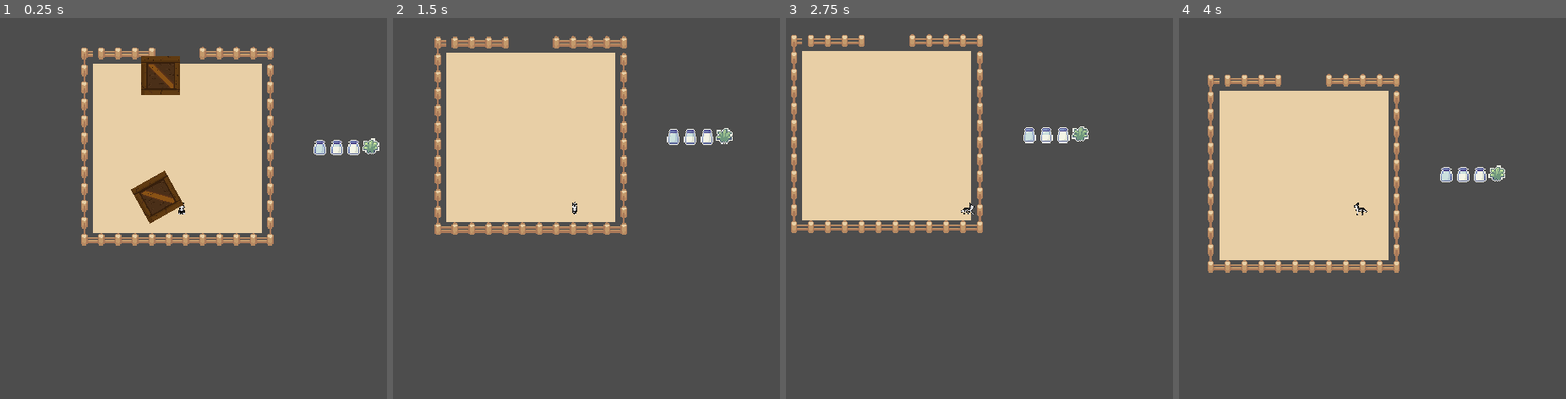
Above: before the commit, frames 1-4 (left to right).
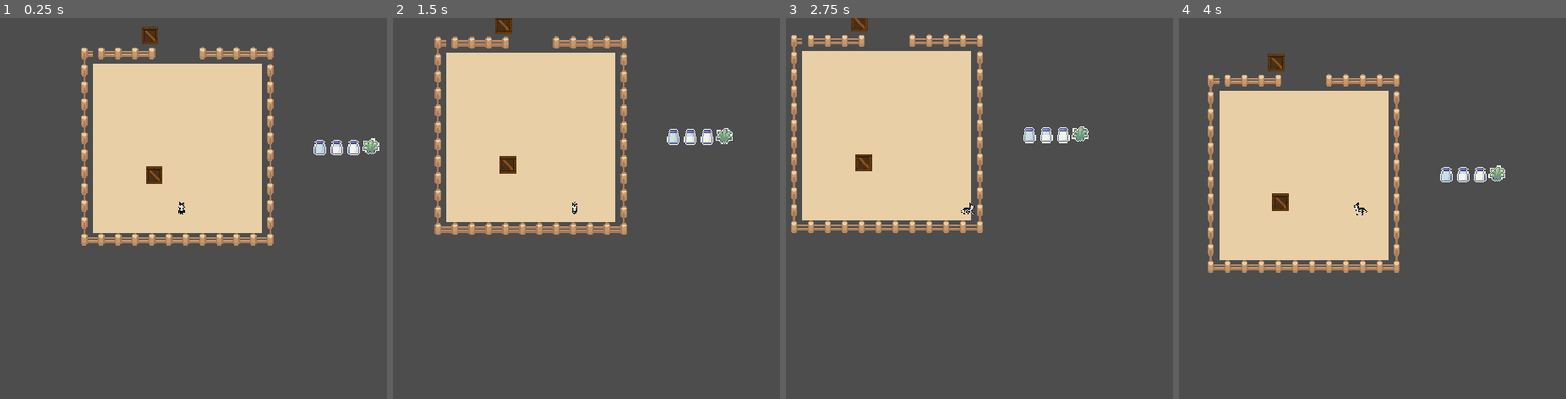
Above: after the commit, the same moments.

Repository: BaptizedLion/HuskyGameFall24
Game: Godot game, scene res://Levels/level_2.tscn
Same seed, same stepped clock (60 frames per second), same inputs: the game is played once before the commit and once after it. This scene is started directly instead of the project's main scene.
Inputs:
- Up to frame 1 (0.25 s): no input
- Up to frame 2 (1.5 s): hold D (right) 0.53-1.28 s; hold S (down) from 1.28 s (still down)
- Up to frame 3 (2.75 s): tap Enter at 2 s; release S (down) at 2.03 s; hold D (right) from 2.03 s (still down)
- Up to frame 4 (4 s): release D (right) at 2.78 s; hold W (up) 2.78-3.53 s; hold A (left) from 3.53 s (still down)

The runs differ from the first frame. In frame 1, 2.3% of the frame differs, in the area x 33-48%, y 2-54%; in frame 2, 0.4%; in frame 3, 0.3%; in frame 4, 0.4%.

Commit message:
added movable objects
added boxes that could be moved, made it so they don't rotate through deactivation properties, rotate lock.

Diff:
--- a/Characters/dog_player.gd
+++ b/Characters/dog_player.gd
@@ -2,6 +2,7 @@
 
 @export var move_speed: float = 50
 @onready var animated_sprite = $AnimatedSprite2D
+var interia : int = 100;
 
 func _physics_process(delta):
 	# Get input direction
--- /dev/null
+++ b/Levels/box.gd
@@ -0,0 +1,11 @@
+extends RigidBody2D
+
+func _integrate_forces(state: PhysicsDirectBodyState2D) -> void:
+	var linear_velocity = state.linear_velocity
+	# Restrict movement to cardinal directions
+	if abs(linear_velocity.x) > abs(linear_velocity.y):
+		linear_velocity.y = 0  # Allow only horizontal movement
+	else:
+		linear_velocity.x = 0  # Allow only vertical movement
+	# Apply the modified velocity
+	state.linear_velocity = linear_velocity
--- a/Levels/box.tscn
+++ b/Levels/box.tscn
@@ -1,19 +1,25 @@
-[gd_scene load_steps=3 format=3 uid="uid://dt7f46hqe75d0"]
+[gd_scene load_steps=4 format=3 uid="uid://dt7f46hqe75d0"]
 
+[ext_resource type="Script" path="res://Levels/box.gd" id="1_2jsa4"]
 [ext_resource type="Texture2D" uid="uid://d15me7bhv3ekp" path="res://Assets/Sprout Lands - Sprites - Basic pack/box/1.png" id="1_pbsbw"]
 
 [sub_resource type="RectangleShape2D" id="RectangleShape2D_e2yf8"]
-size = Vector2(36, 36)
+size = Vector2(16, 17)
 
-[node name="box" type="RigidBody2D"]
+[node name="box" type="RigidBody2D" groups=["object"]]
 collision_layer = 2
 collision_mask = 2
+gravity_scale = 0.0
+lock_rotation = true
+linear_damp = 50.0
+angular_damp = 50.0
+script = ExtResource("1_2jsa4")
 
 [node name="Sprite2D" type="Sprite2D" parent="."]
-position = Vector2(18, 11)
-scale = Vector2(0.0996094, 0.0996094)
+position = Vector2(8, 5.5)
+scale = Vector2(0.0429688, 0.0449219)
 texture = ExtResource("1_pbsbw")
 
 [node name="CollisionShape2D" type="CollisionShape2D" parent="."]
-position = Vector2(18, 18)
+position = Vector2(8, 8.5)
 shape = SubResource("RectangleShape2D_e2yf8")
